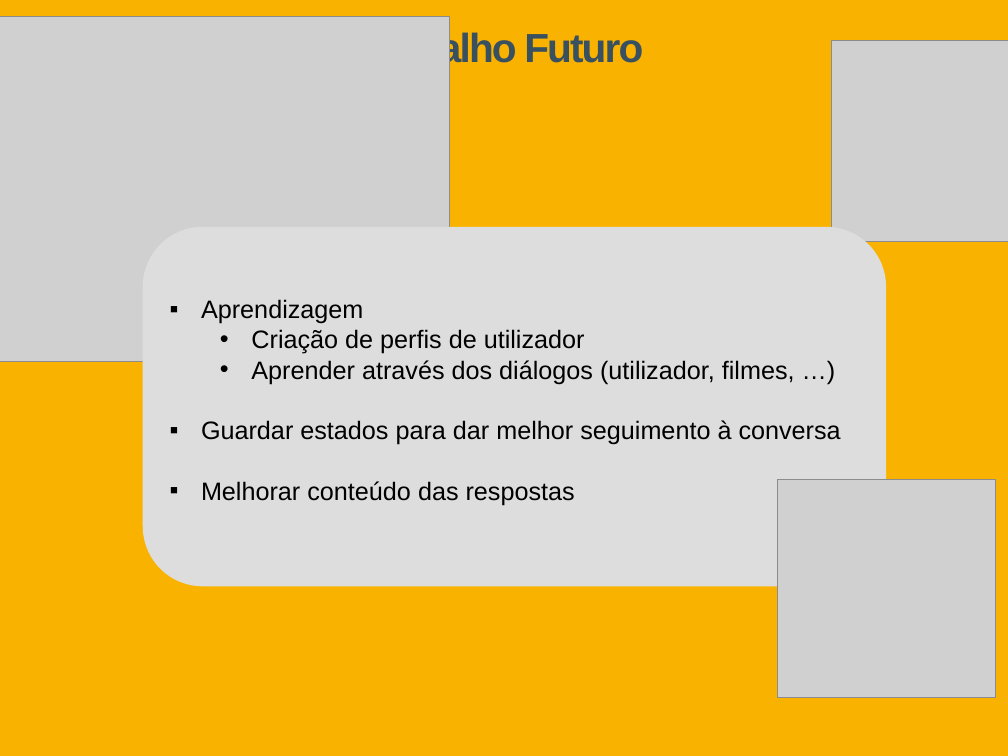
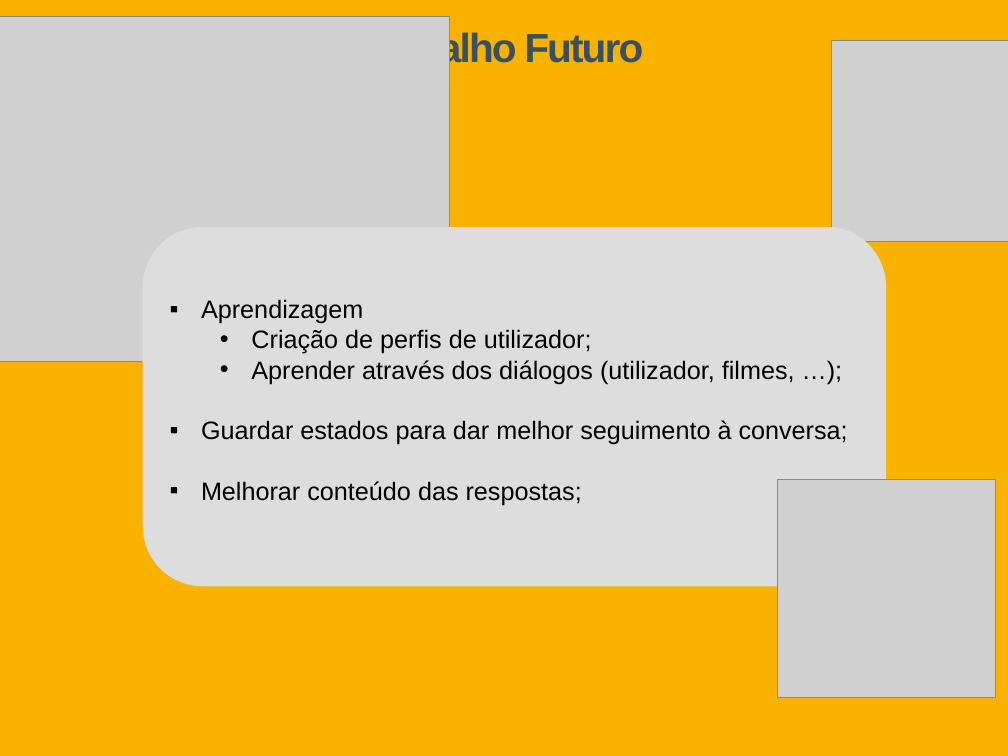
Before and after one commit to Tibblue/PLC, a slide deck: slide 22 of LEI/apresentações/checkpoint2/apresLEI_grupo47.pptx. Drawn at 1008x756 pixels with LibreOffice and Linux fonts; fonts in the diff are those of the drawing; grey boxes stand for pictures. Boxes give left, top, right and bottom in pixels: in the first picture for what was removed or moved away, otherwise in the second. Text is boxed around its words. In the diff, an @@ line names an element or a change of style, - is before the commit and + after.

```diff
--- a/LEI/apresentações/checkpoint2/apresLEI_grupo47.pptx
+++ b/LEI/apresentações/checkpoint2/apresLEI_grupo47.pptx
@@ text at bbox=[201, 329, 848, 505]: text changed @@
-  • Criação de perfis de utilizador
-  • Aprender através dos diálogos (utilizador, filmes, …)
-▪ Guardar estados para dar melhor seguimento à conversa
-▪ Melhorar conteúdo das respostas
+  • Criação de perfis de utilizador;
+  • Aprender através dos diálogos (utilizador, filmes, …);
+▪ Guardar estados para dar melhor seguimento à conversa;
+▪ Melhorar conteúdo das respostas;
```
Also in this commit, not shown: 1 other slide changed, 2 slides added, 1 slide removed.
